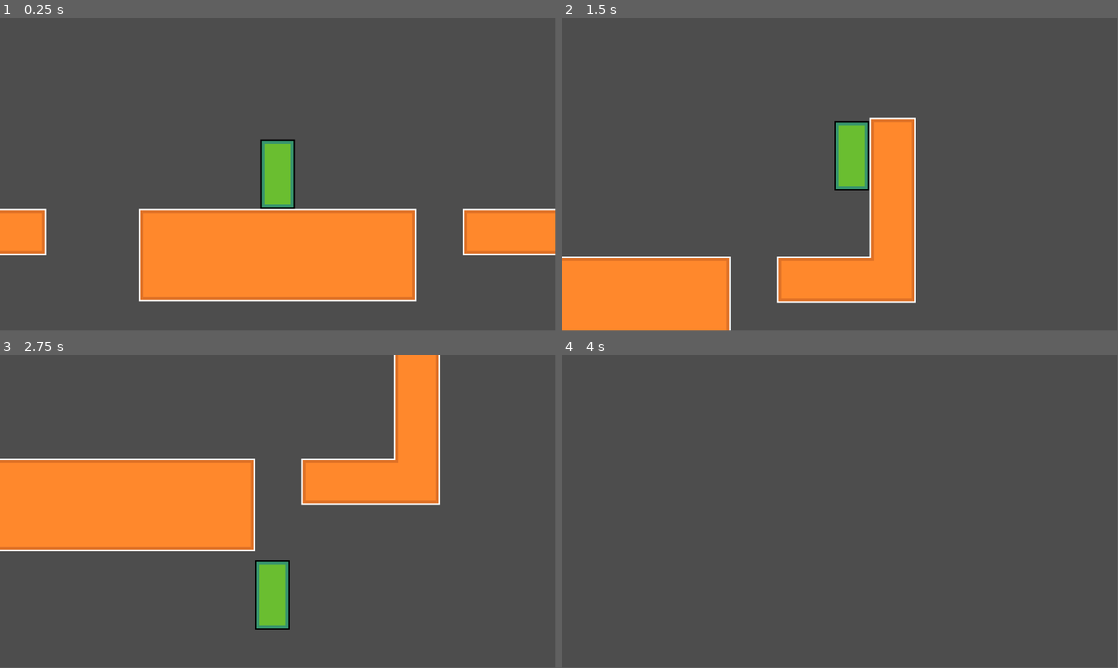
Above: before the commit, frames 1-4 (two rows, left to right).
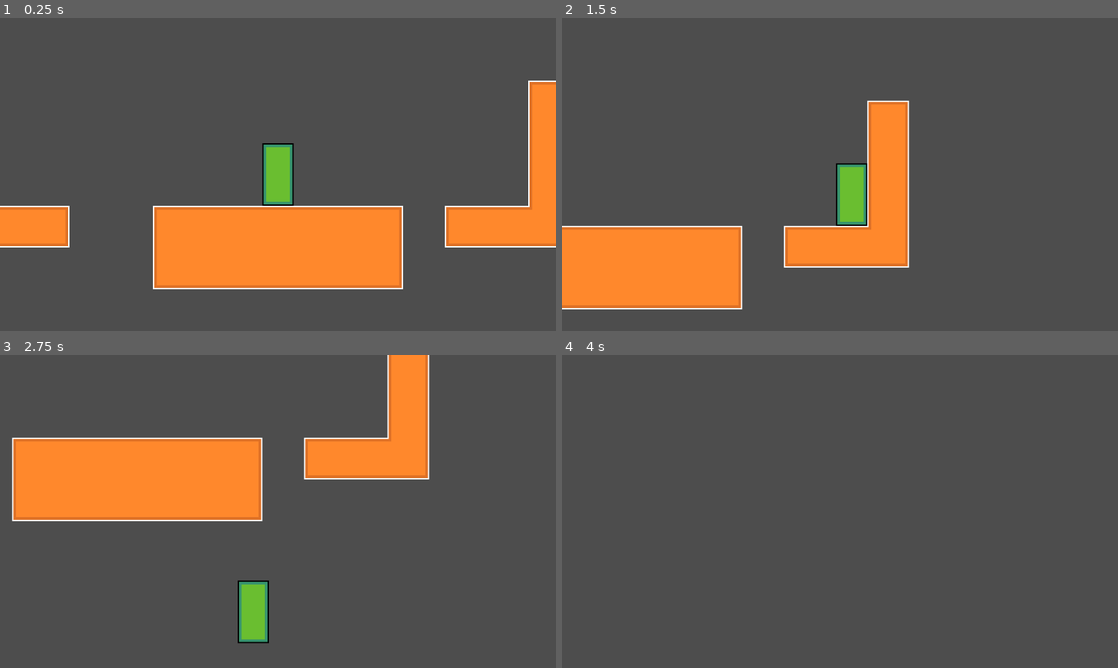
Above: after the commit, the same moments.

Repository: TRGRally/little-man-game
Game: Godot game, scene res://scenes/game.tscn
The game is run twice, just before and just after one commit, with the same random seed, the same clock (stepped at 60 frames per second) and the same inputs.
Inputs:
- Up to frame 1 (0.25 s): no input
- Up to frame 2 (1.5 s): tap Enter (ui_accept) at 0.5, 0.6 s; hold Right (ui_right) from 0.53 s (still down); tap Space (jump, bound only after the commit) at 0.77, 0.8, 1.07, 1.35 s
- Up to frame 3 (2.75 s): tap Space (jump, bound only after the commit) at 1.52, 1.82, 2.3 s; tap Enter (ui_accept) at 1.55, 2.1 s; release Right (ui_right) at 2.03 s; hold Left (ui_left) from 2.03 s (still down)
- Up to frame 4 (4 s): release Left (ui_left) at 2.78 s; hold Right (ui_right) from 2.78 s (still down); tap Enter (ui_accept) at 2.85, 3.5 s; tap Space (jump, bound only after the commit) at 3.02, 3.32, 3.6, 3.77 s
In our replay, the window is 799x449 before the commit and 800x450 after it. These sizes can differ from the game's own. Grey fills any space a smaller window leaves; there, only what the larger window draws over its background counts as a difference.

The runs differ from the first frame. In frame 1, 10% of the frame differs, in the area x 0-100%, y 20-91%; in frame 2, 15%; in frame 3, 17%, in the area x 0-80%, y 0-92%; in frame 4, only the window size differs.

Commit message:
input mapping

Diff:
--- a/project.godot
+++ b/project.godot
@@ -15,6 +15,51 @@
 config/features=PackedStringArray("4.3", "Forward Plus")
 config/icon="res://icon.svg"
 
+[display]
+
+window/size/viewport_width=1280
+window/size/viewport_height=720
+window/size/mode=4
+window/stretch/mode="viewport"
+
+[input]
+
+move_left={
+"deadzone": 0.5,
+"events": [Object(InputEventKey,"resource_local_to_scene":false,"resource_name":"","device":-1,"window_id":0,"alt_pressed":false,"shift_pressed":false,"ctrl_pressed":false,"meta_pressed":false,"pressed":false,"keycode":0,"physical_keycode":4194319,"key_label":0,"unicode":0,"location":0,"echo":false,"script":null)
+]
+}
+move_right={
+"deadzone": 0.5,
+"events": [Object(InputEventKey,"resource_local_to_scene":false,"resource_name":"","device":-1,"window_id":0,"alt_pressed":false,"shift_pressed":false,"ctrl_pressed":false,"meta_pressed":false,"pressed":false,"keycode":0,"physical_keycode":4194321,"key_label":0,"unicode":0,"location":0,"echo":false,"script":null)
+]
+}
+move_up={
+"deadzone": 0.5,
+"events": [Object(InputEventKey,"resource_local_to_scene":false,"resource_name":"","device":-1,"window_id":0,"alt_pressed":false,"shift_pressed":false,"ctrl_pressed":false,"meta_pressed":false,"pressed":false,"keycode":0,"physical_keycode":4194320,"key_label":0,"unicode":0,"location":0,"echo":false,"script":null)
+]
+}
+move_down={
+"deadzone": 0.5,
+"events": [Object(InputEventKey,"resource_local_to_scene":false,"resource_name":"","device":-1,"window_id":0,"alt_pressed":false,"shift_pressed":false,"ctrl_pressed":false,"meta_pressed":false,"pressed":false,"keycode":0,"physical_keycode":4194322,"key_label":0,"unicode":0,"location":0,"echo":false,"script":null)
+]
+}
+jump={
+"deadzone": 0.5,
+"events": [Object(InputEventKey,"resource_local_to_scene":false,"resource_name":"","device":-1,"window_id":0,"alt_pressed":false,"shift_pressed":false,"ctrl_pressed":false,"meta_pressed":false,"pressed":false,"keycode":0,"physical_keycode":32,"key_label":0,"unicode":32,"location":0,"echo":false,"script":null)
+]
+}
+dash={
+"deadzone": 0.5,
+"events": [Object(InputEventKey,"resource_local_to_scene":false,"resource_name":"","device":-1,"window_id":0,"alt_pressed":false,"shift_pressed":false,"ctrl_pressed":false,"meta_pressed":false,"pressed":false,"keycode":0,"physical_keycode":4194325,"key_label":0,"unicode":0,"location":0,"echo":false,"script":null)
+]
+}
+
+[physics]
+
+2d/default_gravity=1400.0
+
 [rendering]
 
 textures/canvas_textures/default_texture_filter=0
+textures/lossless_compression/force_png=true
--- a/scripts/player.gd
+++ b/scripts/player.gd
@@ -3,6 +3,8 @@
 
 const SPEED = 300.0
 const JUMP_VELOCITY = -400.0
+const AIR_FRICTION = 0.95
+const FRICTION = 0.9
 
 
 func _physics_process(delta: float) -> void:
@@ -11,15 +13,32 @@
 		velocity += get_gravity() * delta
 
 	# Handle jump.
-	if Input.is_action_just_pressed("ui_accept") and is_on_floor():
-		velocity.y = JUMP_VELOCITY
+	if Input.is_action_just_pressed("jump") and is_on_floor():
+		velocity.y += JUMP_VELOCITY
+
+
+
 
 	# Get the input direction and handle the movement/deceleration.
 	# As good practice, you should replace UI actions with custom gameplay actions.
-	var direction := Input.get_axis("ui_left", "ui_right")
-	if direction:
-		velocity.x = direction * SPEED
+	var horizontalDirection := Input.get_axis("move_left", "move_right")
+	var verticalDirection := Input.get_axis("move_up", "move_down")
+
+	var inputVector = Vector2.ZERO
+	inputVector.x = horizontalDirection
+	inputVector.y = verticalDirection
+
+	if horizontalDirection:
+		velocity.x = inputVector.x * SPEED
 	else:
-		velocity.x = move_toward(velocity.x, 0, SPEED)
+		velocity.x = velocity.x * FRICTION
+
+	if not is_on_floor():
+		velocity.x = velocity.x * AIR_FRICTION
+
+
+
+
+
 
 	move_and_slide()
